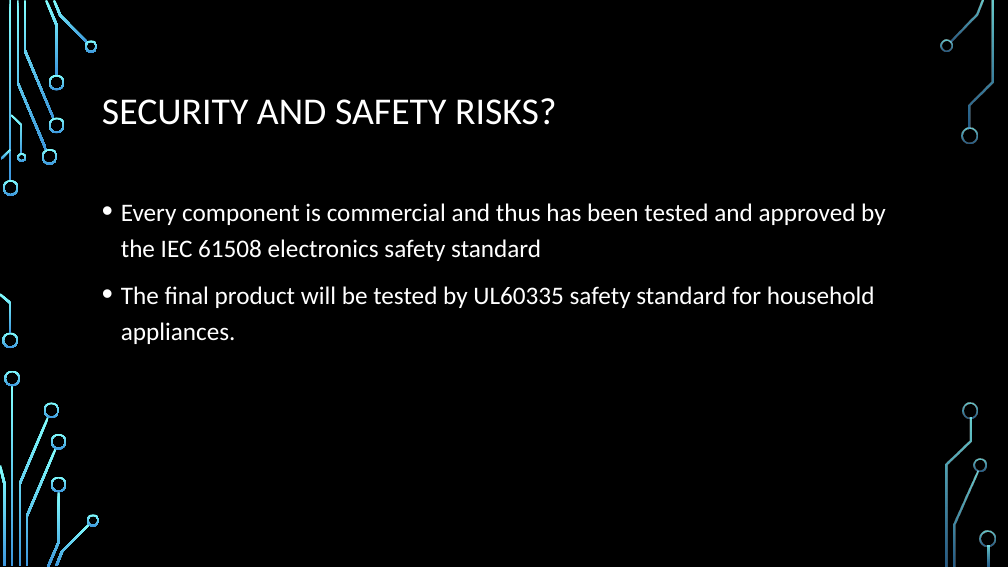
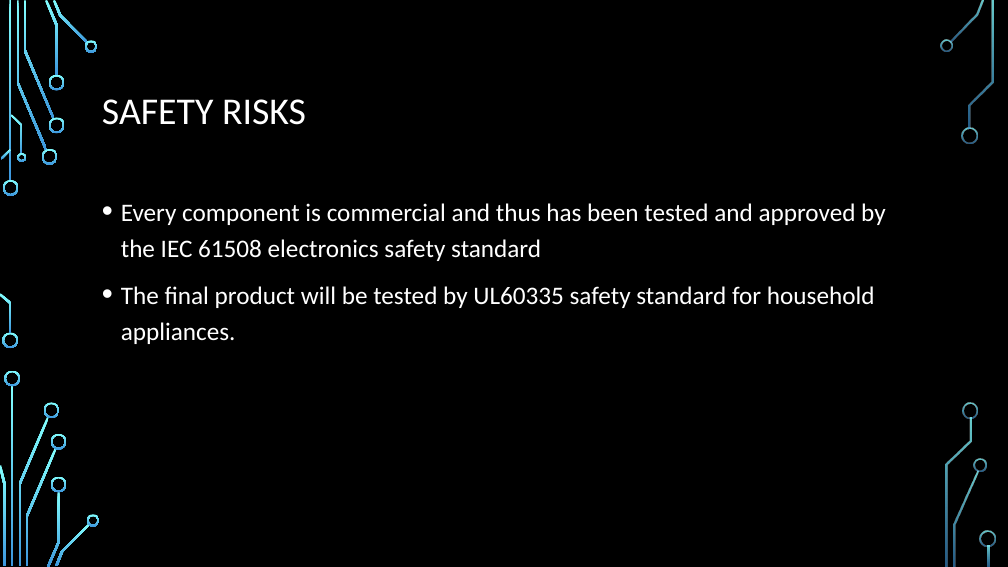
Before and after one commit to dontaylor6000/Group27_Tracker, a slide deck: slide 14 of Documentation/PDR.pptx (slide 7 before the commit). Drawn at 1008x567 pixels with LibreOffice and Linux fonts; fonts in the diff are those of the drawing; background and template pictures are left out. Boxes give left, top, right and bottom in pixels: in the first picture for what was removed or moved away, otherwise in the second. Text is boxed around its words. In the diff, an @@ line names an element or a change of style, - is before the commit and + after.

```diff
--- a/Documentation/PDR.pptx
+++ b/Documentation/PDR.pptx
@@ title at box(102, 99, 306, 125): text changed @@
-SECURITY AND SAFETY RISKS?
+SAFETY RISKS
```
Also in this commit, not shown: 4 other slides changed, 9 slides added, 3 slides removed.
